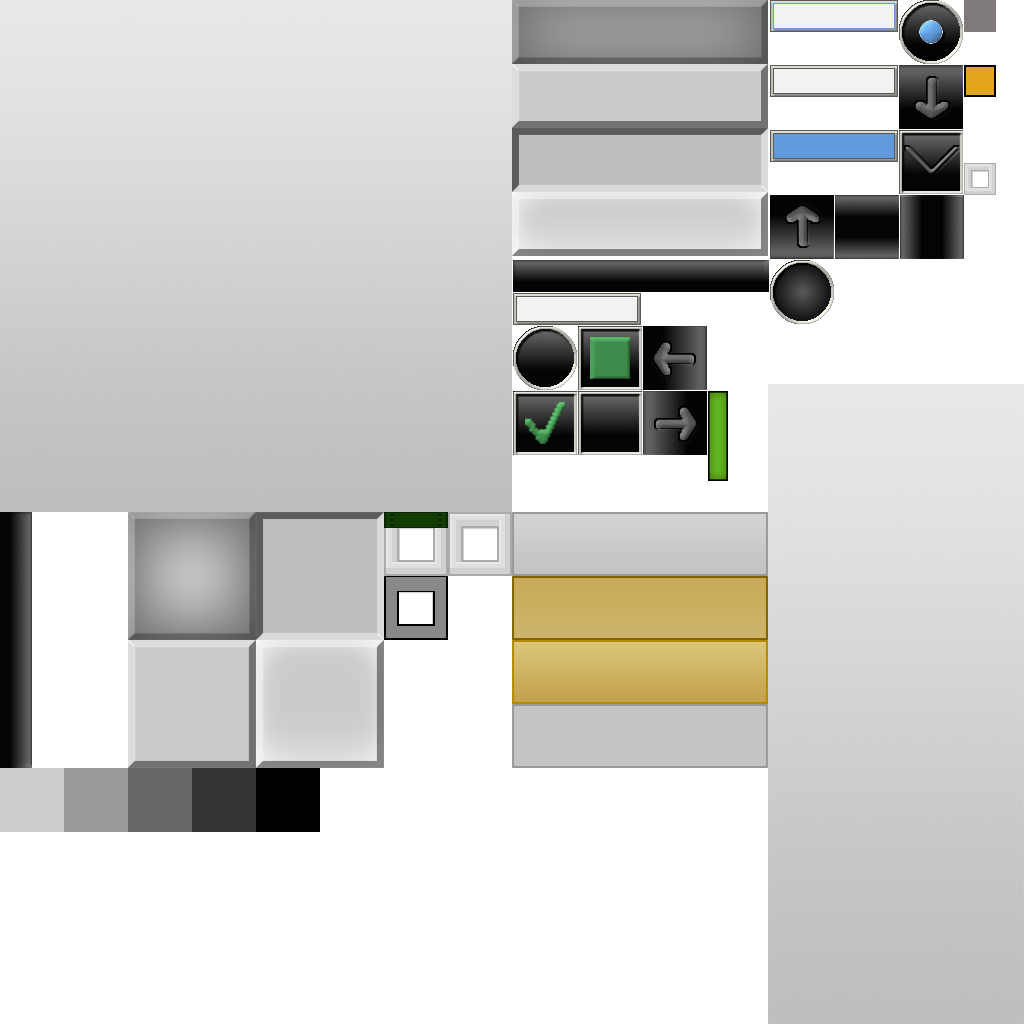
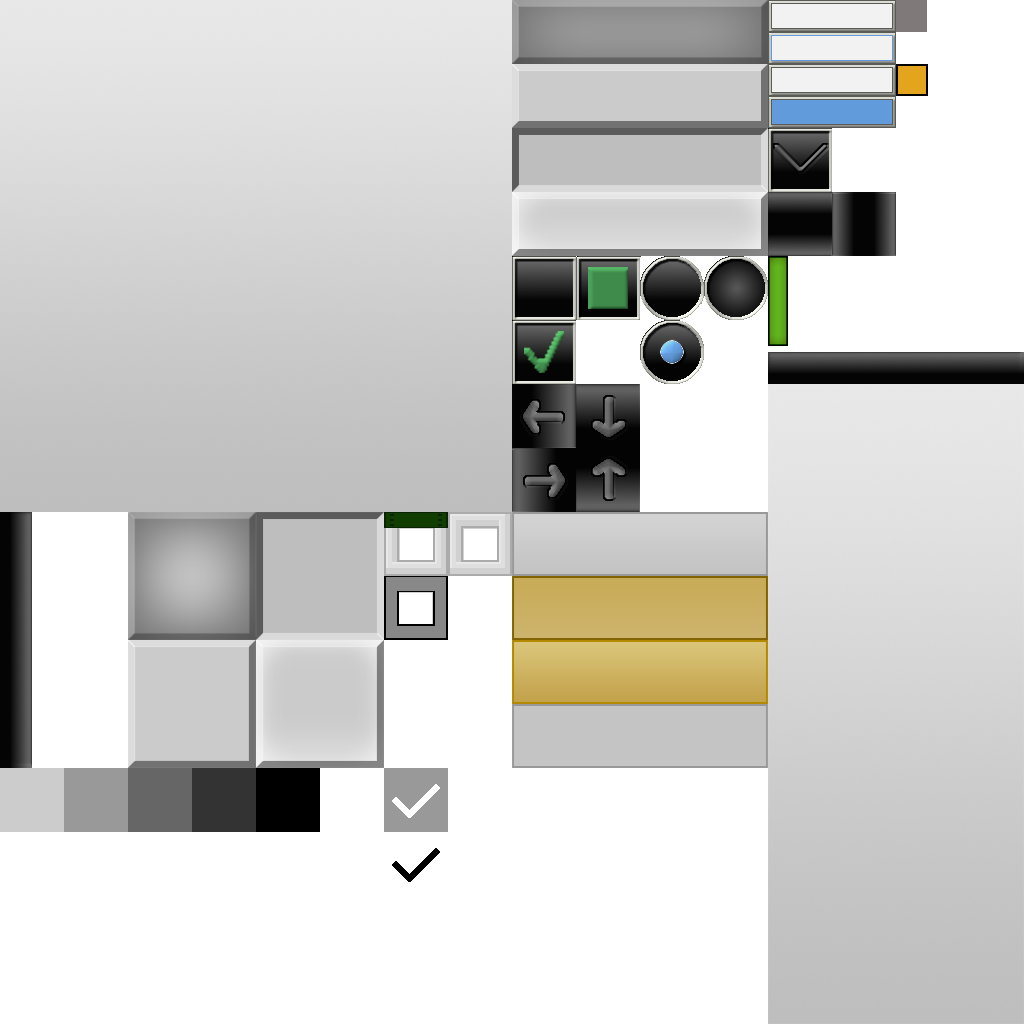
Revision of a layered w=1024, h=1024 image; what changed, layer by layer:
added group "checkboxes" with 4 layers above "whitepanel" over [384,768,448,882]
added layer "Layer 2 copy" in group "checkboxes" over [392,784,440,818]
added layer "Layer 1 copy" in group "checkboxes" over [384,768,448,832]
added layer "Layer 2" in group "checkboxes" over [392,848,440,882]
moved "Layer 1" into group "checkboxes", painted on it over [392,848,440,882]
added group "radio button" with 3 layers above "checkbox" over [640,256,768,384]
added layer "radio button disabled" in group "radio button" over [704,256,768,320]
added layer "radio button selected" in group "radio button" over [640,320,704,384]
added layer "radio button unselected" in group "radio button" over [640,256,704,320]
added layer "checkbox" above "arrows" over [512,256,641,384]
added layer "arrows" above "hbar" over [512,384,640,512]
added layer "hbar" above "Layer 4" over [768,352,1024,384]
added layer "Layer 4" above "box things" over [768,256,788,346]
added layer "box things" above "Layer 0" over [768,0,896,128]
painted on "Layer 0" over [513,0,996,481]
